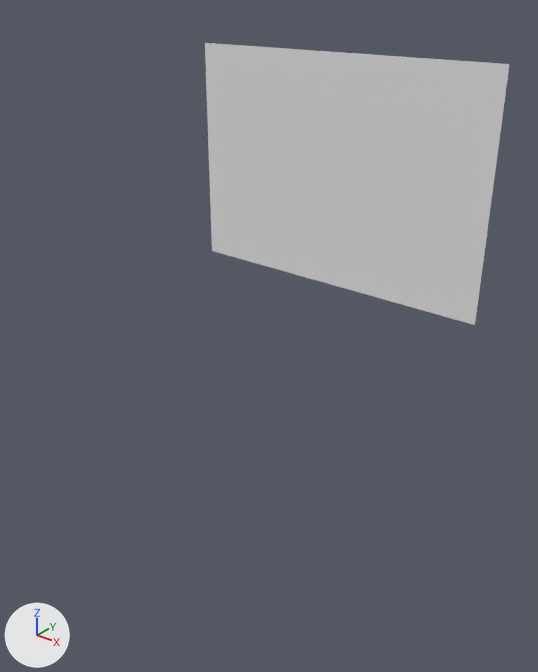
The OBJ model Senior Capstone 2017/Assets/Tiled2Unity/Meshes/path.obj as it was, and as the next commit left it.
The view is the same before and after, from a 50 mm lens placed at (19.1, -48.0, 5.1), pointed at (-21.1, 2.4, -26.2). Lighting does not change. The marker at lower left points along +X, +Y and +Z. Where no turn or scale is listed for an object, it has been applied to the vertices.

The first picture shows 'path'.
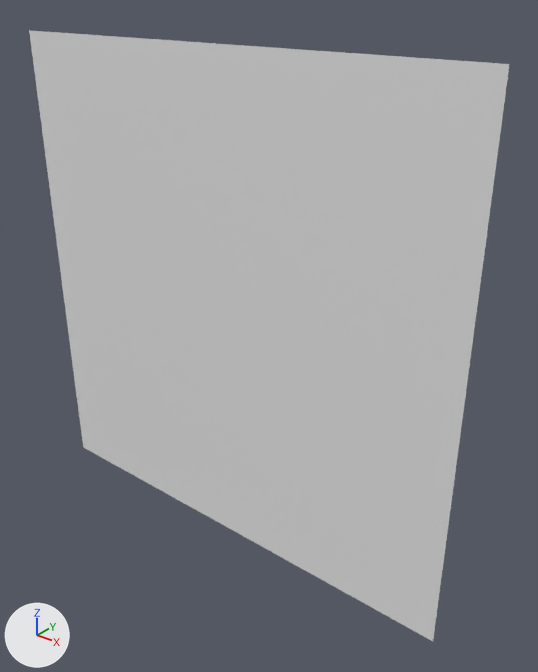
Pixel boxes [x1, y1, x2, y2] of what changed, in the pictures (538 x 672 px):
'path', reshaped (58% wider, 116% taller)
    before: [205, 43, 510, 325]
    after: [29, 30, 510, 641]
part 1 of me_path, added
    after: [29, 30, 475, 641]

The change in detail:
me_path is used by ob_path; location (0.0, 0.0, 0.0).
me_path had 513 vertices, 468 faces and spanned x -26.0..0.0, y 0.0, z -18.0..0.0.
me_path now has 2601 vertices, 2500 faces and spans x -50.0..0.0, y 0.0, z -50.0..0.0.
me_path part 1: 2088 vertices added at x -50.0..0.0, y 0.0, z -50.0..0.0.
